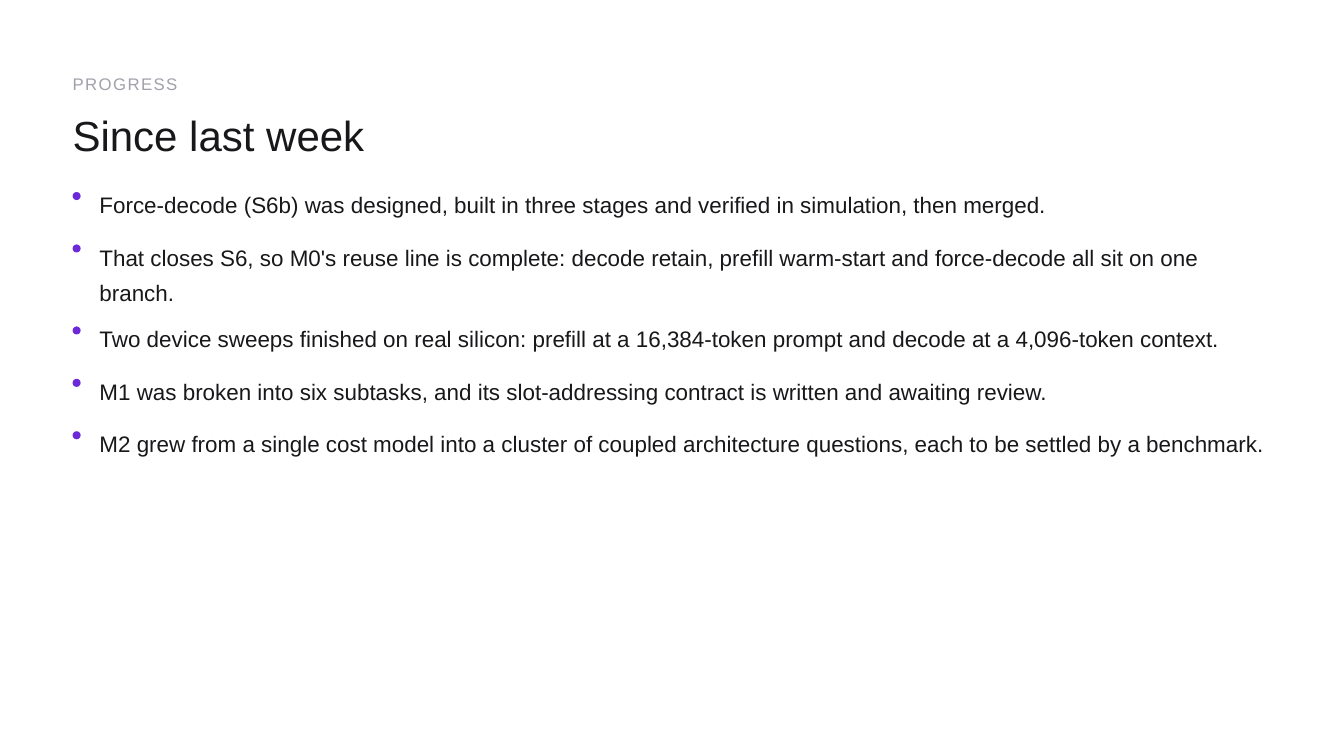
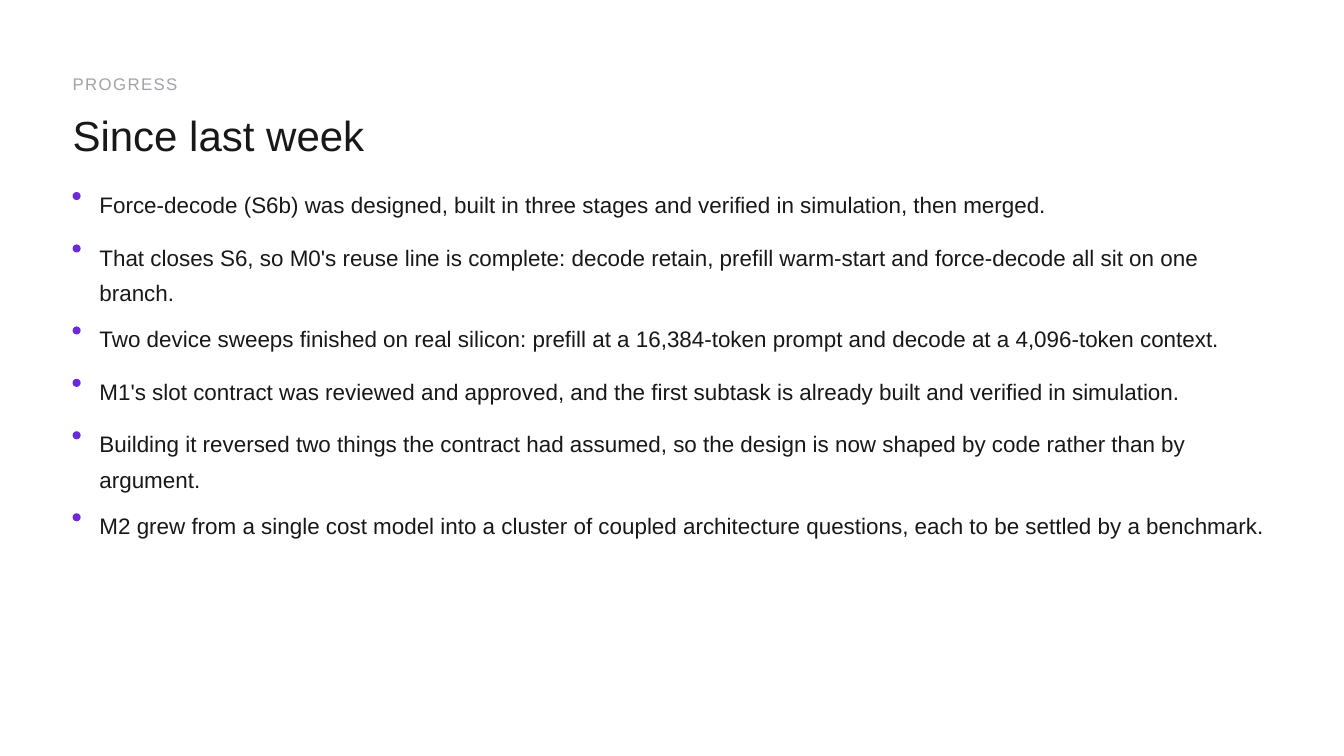
Before and after one commit to happyandslow/agent-memory, a slide deck: slide 3 of projects/WaferEngine-staging/meetings/2026-07-26.pptx. Drawn at 1344x756 pixels with LibreOffice and Linux fonts; fonts in the diff are those of the drawing. Boxes give left, top, right and bottom in pixels: in the first picture for what was removed or moved away, otherwise in the second. Text is boxed around its words. In the diff, an @@ line names an element or a change of style, - is before the commit and + after.

```diff
--- a/projects/WaferEngine-staging/meetings/2026-07-26.pptx
+++ b/projects/WaferEngine-staging/meetings/2026-07-26.pptx
@@ text at (99,383,1179,405): text changed @@
-M1 was broken into six subtasks, and its slot-addressing contract is written and awaiting review.
+M1's slot contract was reviewed and approved, and the first subtask is already built and verified in simulation.
@@ text added at (99,435,1185,493), 24 pt, text #18181B @@
+Building it reversed two things the contract had assumed, so the design is now shaped by code rather than by argument.
@@ text "M2 grew from a single ...": place and size @@
-text "M2 grew from a single ..." at (99,435,1263,457)
+text "M2 grew from a single ..." at (99,517,1263,539)
@@ ellipse added at (73,513,81,521), fill #6D28D9 @@
```
Also in this commit, not shown: 5 other slides changed, 1 slide added, 7 other files.
